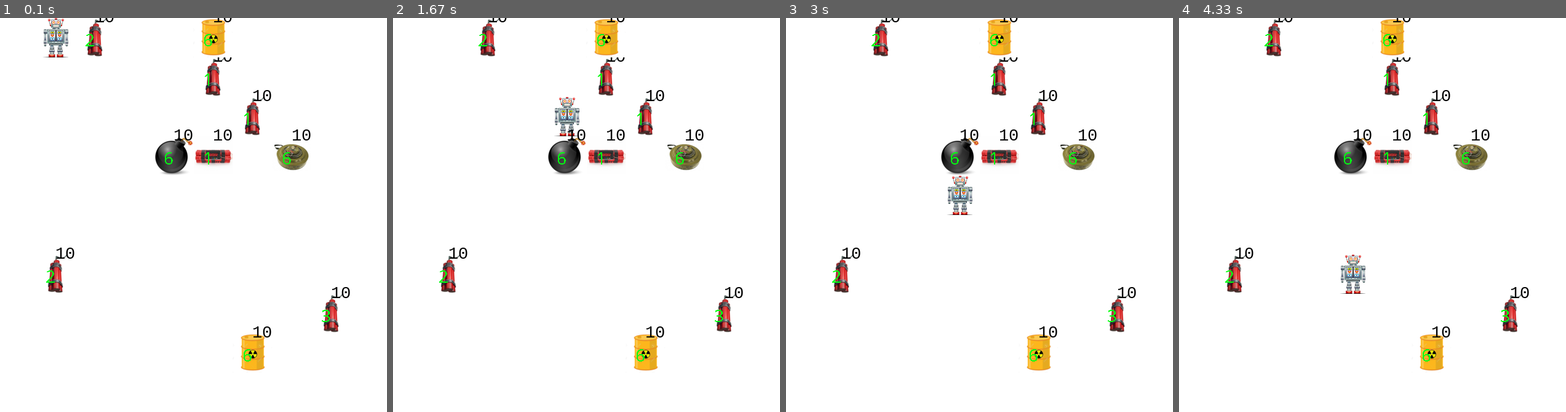
Above: before the commit, frames 1-4 (left to right).
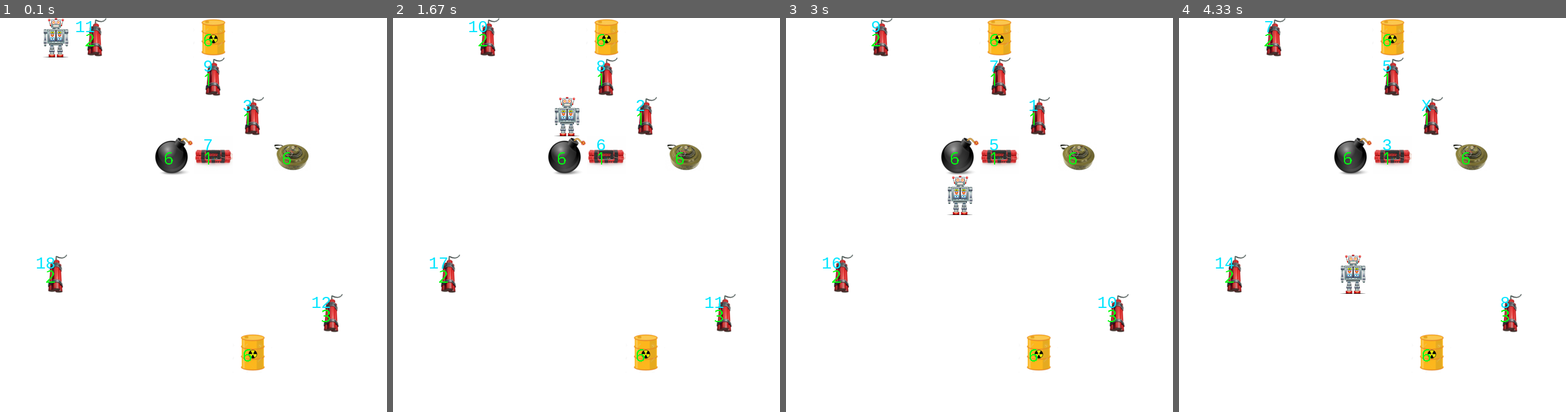
Above: after the commit, the same moments.

Repository: dBanasiak/SZI-SAPER
Game: pygame game, started from mapGeneratorPygame/app.py
The game is run twice, just before and just after one commit, with the same random seed, the same clock (stepped at 60 frames per second) and the same inputs.
Inputs:
- Up to frame 1 (0.1 s): no input
- Up to frame 2 (1.67 s): no input
- Up to frame 3 (3 s): no input
- Up to frame 4 (4.33 s): no input

The runs differ from the first frame. In frame 1, 0.7% of the frame differs, in the area x 9-91%, y 0-82%; in frame 2, 0.7%; in frame 3, 0.7%; in frame 4, 0.7%.

Commit message:
Counter for each bomb

Diff:
--- a/mapGeneratorPygame/mapGenerator.py
+++ b/mapGeneratorPygame/mapGenerator.py
@@ -1,4 +1,5 @@
 import pygame
+import sys
 from mapGeneratorPygame.setBomb import printBombAndPos
 from neuralNetwork.imagerec import whatBombIsThis, createExamples
 from mapGeneratorPygame.dataRandomGenerator import getTime, getCost
@@ -40,8 +41,8 @@
     myFont = pygame.font.SysFont('Comic Sans MS', 30)
     textSurface = []
 
-    counter, counterText = 10, '10'.rjust(3)
-    pygame.time.set_timer(pygame.USEREVENT, 10000)
+    counter, counterText = [], []
+
     counterFont = pygame.font.SysFont('Consolas', 30)
 
     # Ścieżka do danych tekstowych dla AI
@@ -75,15 +76,23 @@
                 textSurface.append(myFont.render(str(priorityVal), False, (0, 255, 17)))
                 priority.append(priorityVal)
                 print(row, ' => ', priorityVal)
+                counter.append(row[1])
+                if row[1] != sys.maxsize:
+                    counterText.append(str(row[1]).rjust(2))
+                else:
+                    counterText.append(str('').rjust(2))
             neuralNetworkStop = True
+            pygame.time.set_timer(pygame.USEREVENT, 1000)
 
 
         for event in pygame.event.get():
             if event.type == pygame.QUIT:
                 done = True
             if event.type == pygame.USEREVENT:
-                counter -= 1
-                counterText = str(counter).rjust(3) if counter > 0 else 'boom!'
+                for i in range(10):
+                    if counter[i] != sys.maxsize:
+                        counter[i] -= 1
+                        counterText[i] = str(counter[i]).rjust(2) if counter[i] > 0 else ' X'
         screen.fill(WHITE)
 
         for row in mapMatrix:
@@ -102,7 +111,7 @@
         for i in range(10):
             screen.blit(allBombs[i], ((bombProp[i][4]), (bombProp[i][5])))
             screen.blit(textSurface[i], ((bombProp[i][4]) + 16, (bombProp[i][5]) + 16))
-            screen.blit(counterFont.render(counterText, True, (0, 0, 0)), ((bombProp[i][4]) + 16, (bombProp[i][5]) - 16))
+            screen.blit(counterFont.render(counterText[i], True, (0, 229, 255)), ((bombProp[i][4]), (bombProp[i][5])))
 
         pygame.display.flip()
         clock.tick(FPS)
